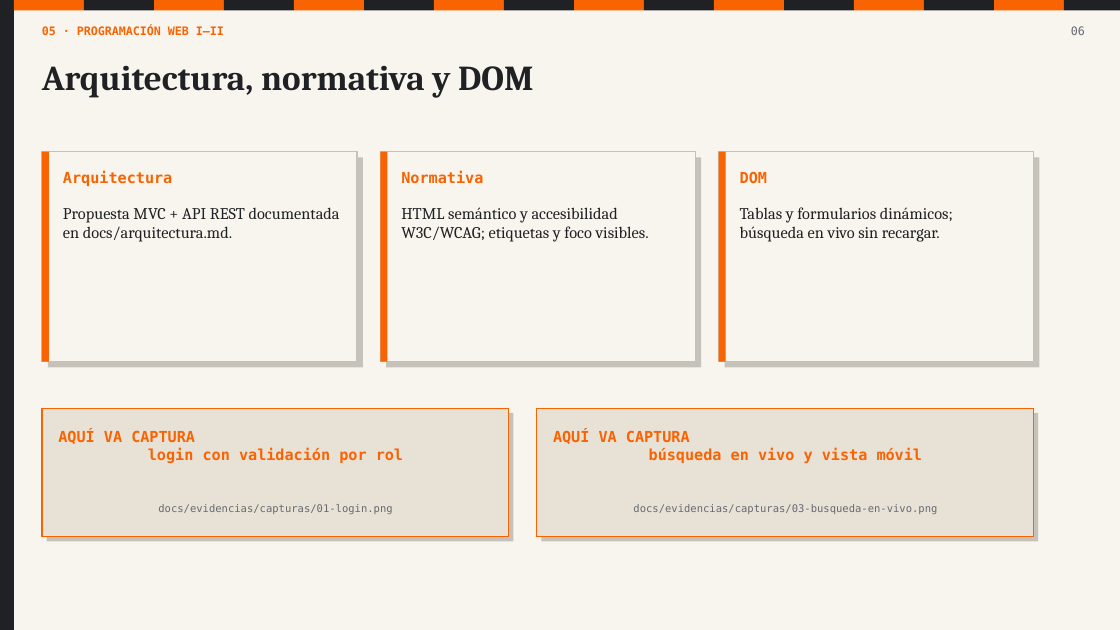
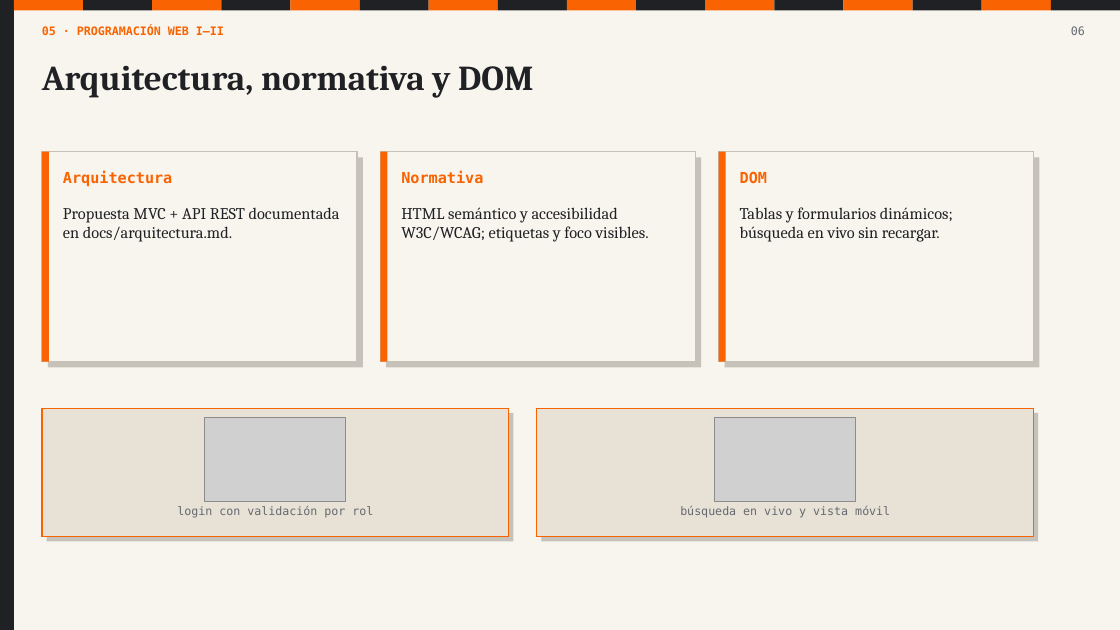
Before and after one commit to angelgael10/ferreteria-pos, a slide deck: slide 6 of docs/presentacion/Defensa_ferreteria_POS.pptx. Drawn at 1120x630 pixels with LibreOffice and Linux fonts; fonts in the diff are those of the drawing; grey boxes stand for pictures. Boxes give left, top, right and bottom in pixels: in the first picture for what was removed or moved away, otherwise in the second. Text is boxed around its words. In the diff, an @@ line names an element or a change of style, - is before the commit and + after.

Commit message:
docs: cerrar bitacora y entregable final

```diff
--- a/docs/presentacion/Defensa_ferreteria_POS.pptx
+++ b/docs/presentacion/Defensa_ferreteria_POS.pptx
@@ 5 rectangles: place and size @@
-5 rectangles at <box>294,0,644,10</box>
+5 rectangles at <box>291,0,636,10</box>
@@ 6 rectangles: place and size @@
-6 rectangles at <box>644,0,1064,10</box>
+6 rectangles at <box>636,0,1051,10</box>
@@ rectangle: place and size @@
-rectangle at <box>1065,0,1120,10</box>
+rectangle at <box>1051,0,1120,10</box>
@@ picture added at <box>205,418,346,502</box> @@
@@ picture added at <box>715,418,856,502</box> @@
@@ text removed at <box>158,504,392,514</box> @@
-docs/evidencias/capturas/01-login.png
@@ text at <box>177,506,373,518</box>: text changed; size 13 to 10 pt; text colour #F96302 to #656970; bold off @@
-AQUÍ VA CAPTURA
-login con validación por rol
+login con validación por rol
@@ text removed at <box>633,504,937,514</box> @@
-docs/evidencias/capturas/03-busqueda-en-vivo.png
@@ text at <box>680,506,890,518</box>: text changed; size 13 to 10 pt; text colour #F96302 to #656970; bold off @@
-AQUÍ VA CAPTURA
-búsqueda en vivo y vista móvil
+búsqueda en vivo y vista móvil
```
Also in this commit, not shown: 13 other slides changed, 3 other files.
